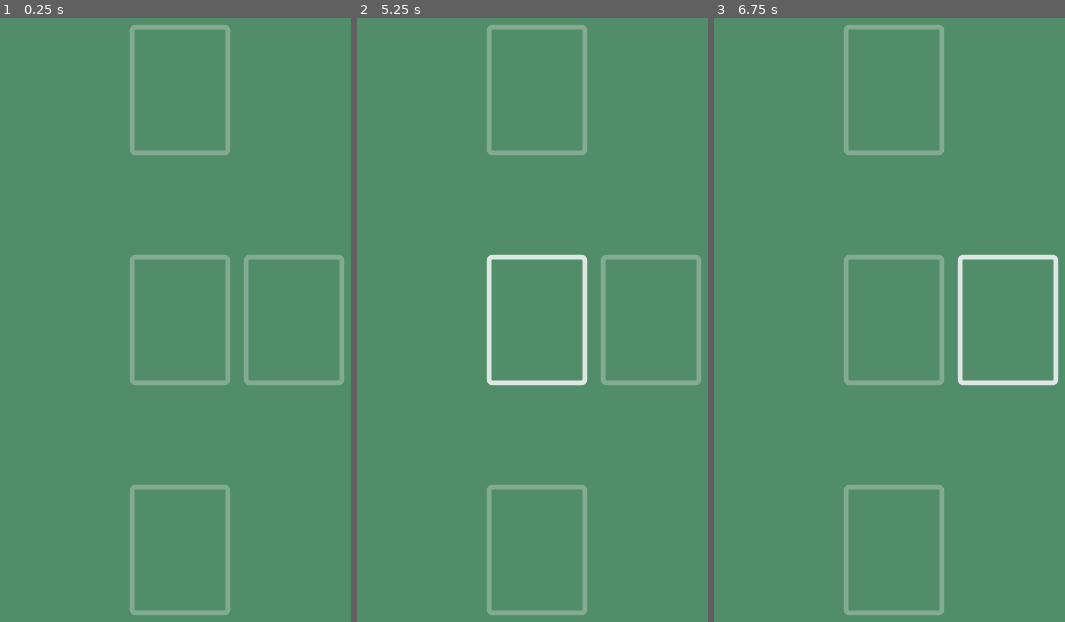
Above: before the commit, frames 1-3 (left to right).
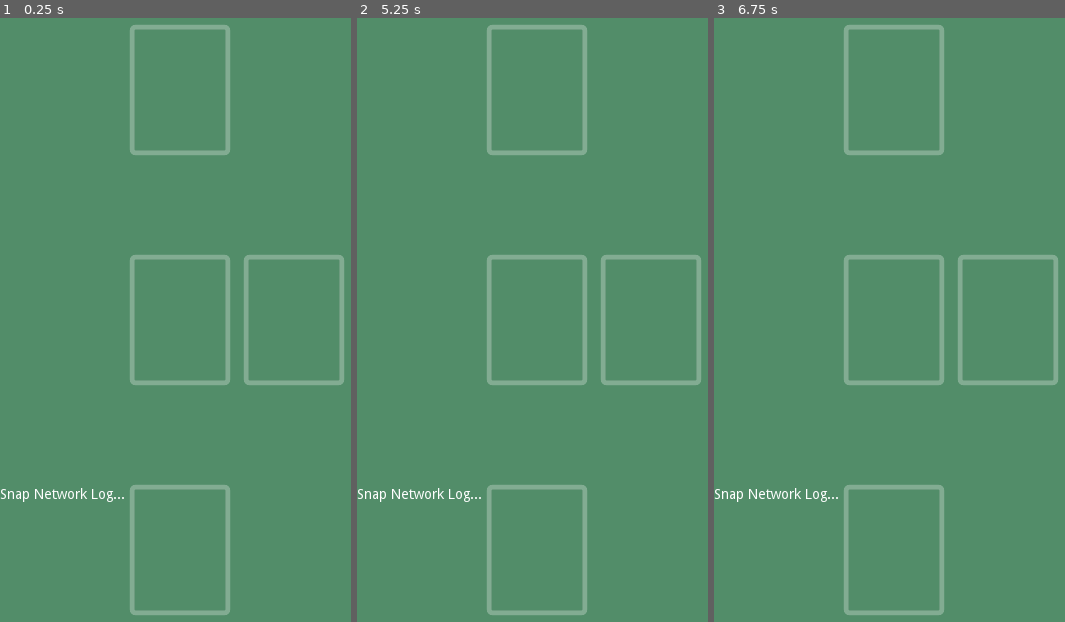
Above: after the commit, the same moments.

Repository: dancras/snap
Game: Godot game, scene res://Main.tscn
Same seed, same stepped clock (60 frames per second), same inputs: the game is played once before the commit and once after it.
Inputs (mouse positions are in pixels of both pictures, inside the frame that each line leads up to):
- Up to frame 1 (0.25 s): no input
- Up to frame 2 (5.25 s): tap Enter at 0.5, 2, 3.5 s; move the mouse to (616, 295) at 0.52 s; tap Space at 1.25, 2.75, 4.25 s; move the mouse to (465, 362) at 1.27 s; move the mouse to (574, 187) at 2.02 s; move the mouse to (518, 458) at 2.77 s; move the mouse to (644, 422) at 3.52 s; move the mouse to (430, 235) at 4.27 s; move the mouse to (553, 326) at 5.02 s
- Up to frame 3 (6.75 s): move the mouse to (840, 169) at 5.77 s; move the mouse to (973, 295) at 6.52 s

The runs differ from the first frame. In frame 1, 0.2% of the frame differs, in the area x 0-36%, y 77-81%; in frame 2, 1.3%, in the area x 0-66%, y 39-81%; in frame 3, 1.3%.

Commit message:
Drag face up cards and sync emptydeck hover states

Diff:
--- a/Card.gd
+++ b/Card.gd
@@ -43,3 +43,17 @@
 
 func get_drag_data(position):
     return get_parent().get_drag_data(position)
+
+func get_drag_preview(face_up):
+    var card_node = $CardFront if face_up else $CardBack
+
+    var preview = card_node.duplicate()
+    preview.add_stylebox_override(
+        "normal",
+        preview.get("custom_styles/pressed")
+    )
+    return preview
+
+func set_face_up(face_up):
+    $CardBack.visible = !face_up
+    $CardFront.visible = face_up
--- a/CardBack.gd
+++ b/CardBack.gd
@@ -6,13 +6,6 @@
 
 
 func get_drag_data(position):
-    var preview = duplicate()
-    preview.add_stylebox_override(
-        "normal",
-        preview.get("custom_styles/pressed")
-    )
-    set_drag_preview(preview)
-
     return get_parent().get_drag_data(position)
 
 func can_drop_data(position, data):
--- a/CardFront.gd
+++ b/CardFront.gd
@@ -125,6 +125,8 @@
     $Suit.add_color_override("font_color", SUIT_CONFIG[suit].color)
     $SuitLarge.add_color_override("font_color", SUIT_CONFIG[suit].color)
 
+func get_drag_data(position):
+    return get_parent().get_drag_data(position)
 
 func can_drop_data(position, data):
     return get_parent().can_drop_data(position, data)
--- a/Deck.gd
+++ b/Deck.gd
@@ -10,8 +10,7 @@
 
 
 func _ready():
-    $TopDeck/CardBack.visible = !face_up
-    $TopDeck/CardFront.visible = face_up
+    $TopDeck.set_face_up(face_up)
 
     update_children()
 
@@ -63,26 +62,30 @@
         $TopDeck.set_suit_and_rank(card_data[0], card_data[1])
 
 func get_drag_data(_position):
-    var drag_card = cards.pop_back()
+    set_drag_preview($TopDeck.get_drag_preview(face_up))
+    var drag_data = {
+        "card": cards.pop_back(),
+        "face_up": face_up
+    }
+    get_node("/root/Main/DragManager").starting_drag(self, drag_data)
     rpc("pop_card")
-    get_node("/root/Main/DragManager").starting_drag(self, drag_card)
     update_children()
-    return drag_card
+    return drag_data
 
 func revert_drag(data):
-    rpc("push_card", data)
+    rpc("push_card", data.card)
 
 func can_drop_data(_position, _data):
     return true
 
 func drop_data(_position, data):
-    rpc("push_card", data)
+    rpc("push_card", data.card)
     get_node("/root/Main/DragManager").drop_success()
 
-remotesync func push_card(data):
-    cards.push_back(data)
+remotesync func push_card(card):
+    cards.push_back(card)
     update_children()
-
 
 remote func pop_card():
     cards.pop_back()
+    update_children()
--- a/EmptyDeck.gd
+++ b/EmptyDeck.gd
@@ -1,32 +1,30 @@
 extends Panel
 
 var original_alpha
-# Declare member variables here. Examples:
-# var a = 2
-# var b = "text"
 
-
-# Called when the node enters the scene tree for the first time.
 func _ready():
-    pass # Replace with function body.
-
-
-# Called every frame. 'delta' is the elapsed time since the previous frame.
-#func _process(delta):
-#    pass
+    var panel_stylebox = get("custom_styles/panel")
+    original_alpha = panel_stylebox.border_color.a
 
 func can_drop_data(position, data):
     return get_parent().can_drop_data(position, data)
 
 func drop_data(position, data):
     get_parent().drop_data(position, data)
+    rpc("remove_highlight")
 
 func _on_EmptyDeck_mouse_entered():
+    if get_viewport().gui_is_dragging():
+        rpc("highlight")
+
+func _on_EmptyDeck_mouse_exited():
+    rpc("remove_highlight")
+
+remotesync func highlight():
     var panel_stylebox = get("custom_styles/panel")
     original_alpha = panel_stylebox.border_color.a
     panel_stylebox.border_color.a = 0.8
 
-
-func _on_EmptyDeck_mouse_exited():
+remotesync func remove_highlight():
     var panel_stylebox = get("custom_styles/panel")
     panel_stylebox.border_color.a = original_alpha
--- a/Lobby.gd
+++ b/Lobby.gd
@@ -19,6 +19,8 @@
     if create_error:
         is_master = false
         peer.create_client("127.0.0.1", SERVER_PORT)
+    else:
+        $Log.text += "\nServer Created: " + PoolStringArray(IP.get_local_addresses()).join(":" + str(SERVER_PORT) + " ")
 
     get_tree().network_peer = peer
 
--- a/Main.tscn
+++ b/Main.tscn
@@ -9,7 +9,6 @@
 [node name="Table" parent="." instance=ExtResource( 2 )]
 
 [node name="Lobby" type="Control" parent="."]
-visible = false
 anchor_right = 1.0
 anchor_bottom = 1.0
 script = ExtResource( 1 )
--- a/Table.gd
+++ b/Table.gd
@@ -31,7 +31,9 @@
 #func _process(delta):
 #    pass
 
-remote func update_dragging_card(_drag_data, position):
+remote func update_dragging_card(drag_data, position):
+    $DraggingCard.set_face_up(drag_data.face_up)
+    $DraggingCard.set_suit_and_rank(drag_data.card[0], drag_data.card[1])
     $DraggingCard.show()
     $DraggingCard.set_global_position(
         get_viewport().size - position - $DraggingCard.rect_size
